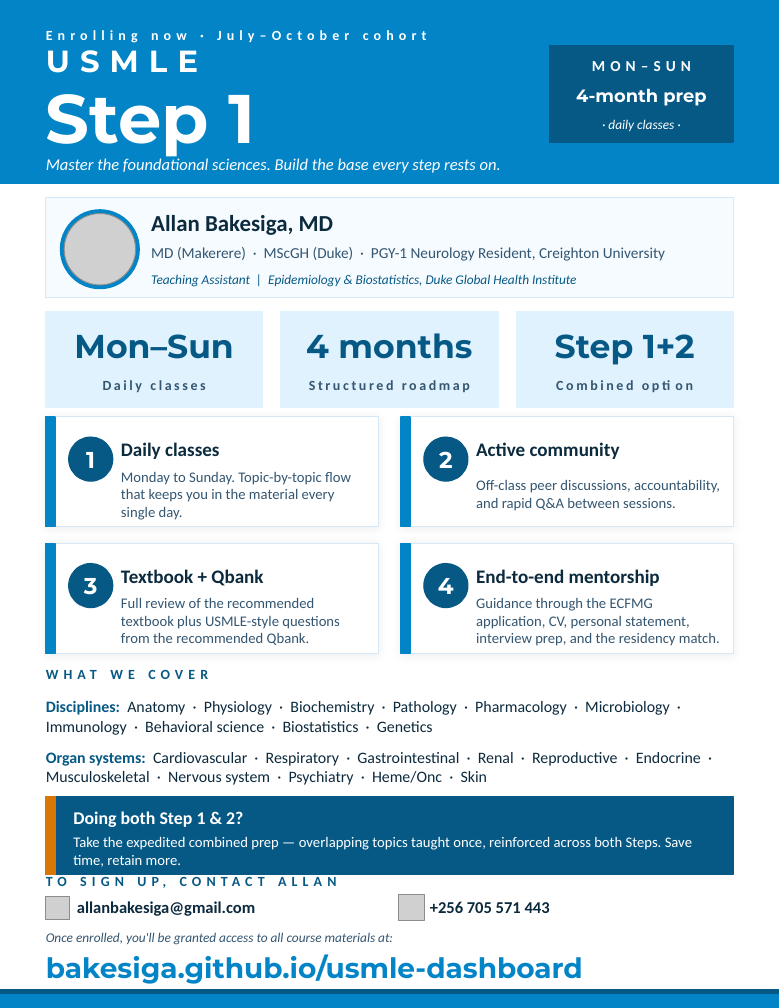
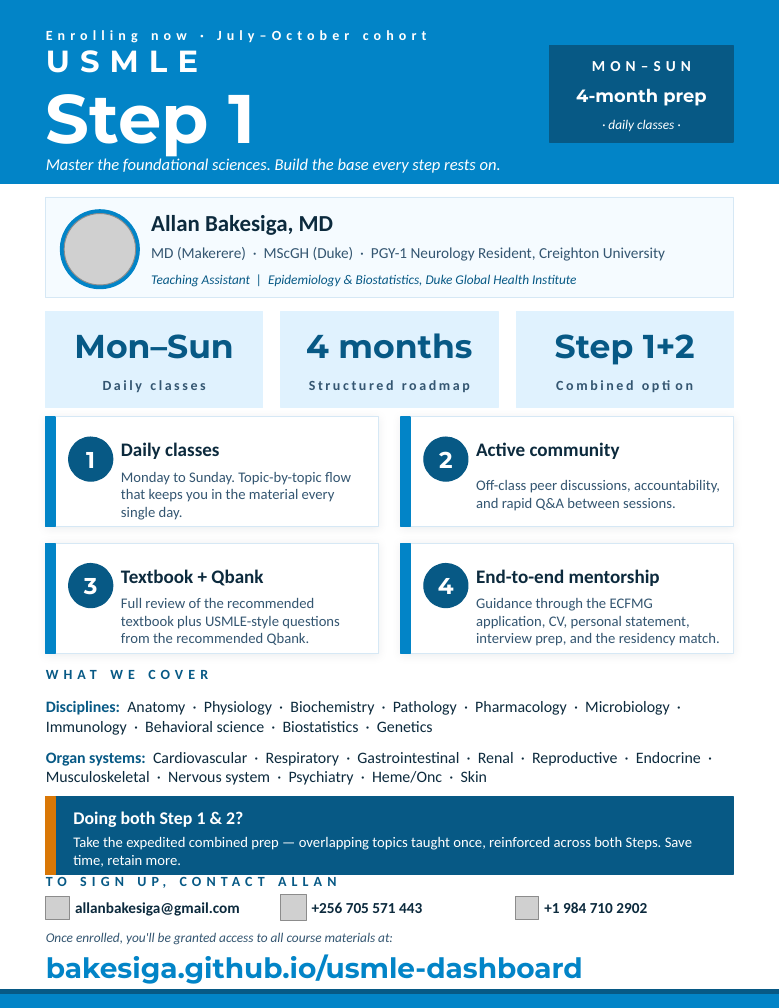
Before and after one commit to Bakesiga/usmle-dashboard, a slide deck: slide 1 of outputs/flyers/USMLE_Step1_Flyer.pptx. Drawn at 779x1008 pixels with LibreOffice and Linux fonts; fonts in the diff are those of the drawing; grey boxes stand for pictures. Boxes give left, top, right and bottom in pixels: in the first picture for what was removed or moved away, otherwise in the second. Text is boxed around its words. In the diff, an @@ line names an element or a change of style, - is before the commit and + after.

```diff
--- a/outputs/flyers/USMLE_Step1_Flyer.pptx
+++ b/outputs/flyers/USMLE_Step1_Flyer.pptx
@@ text "allanbakesiga@gmail.com" at [75,902,240,916]: size 13 to 12 pt @@
@@ picture: place and size @@
-picture at [399,894,424,920]
+picture at [280,894,306,920]
@@ text "+256 705 571 443" at [312,902,422,913]: size 13 to 12 pt @@
@@ text "+256 705 571 443": place and size @@
-text "+256 705 571 443" at [430,901,550,913]
+text "+256 705 571 443" at [312,902,422,913]
@@ picture added at [515,896,539,920] @@
@@ text added at [544,902,647,913], 12 pt, text #0C2A3D, bold @@
++1 984 710 2902
```
Also in this commit, not shown: 4 other files.
